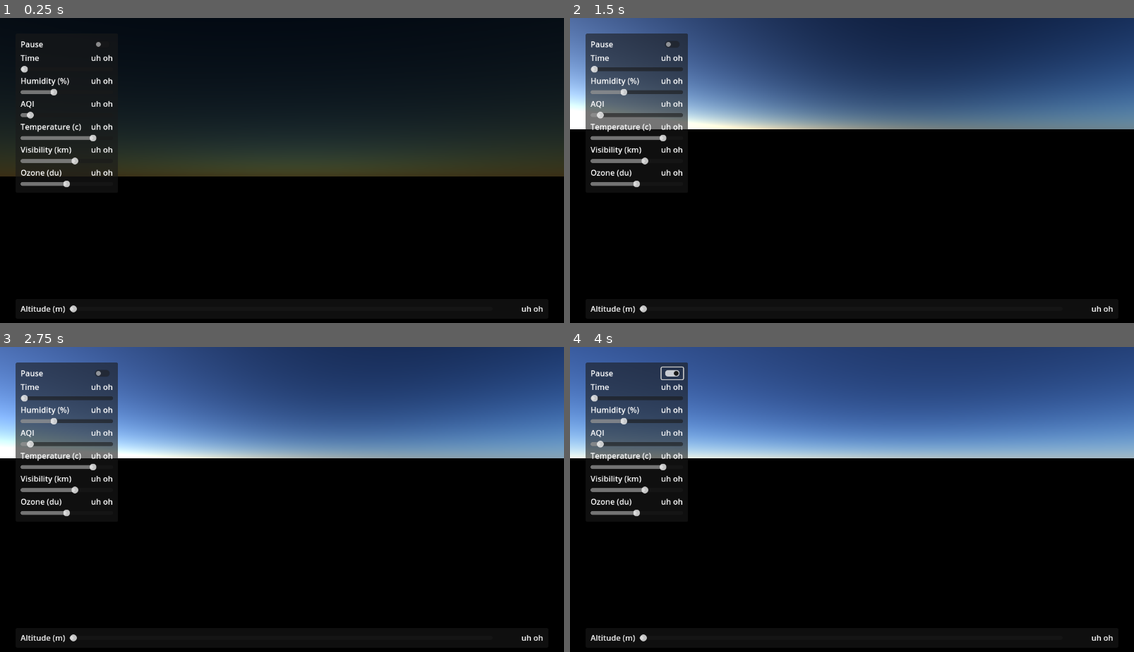
Above: before the commit, frames 1-4 (two rows, left to right).
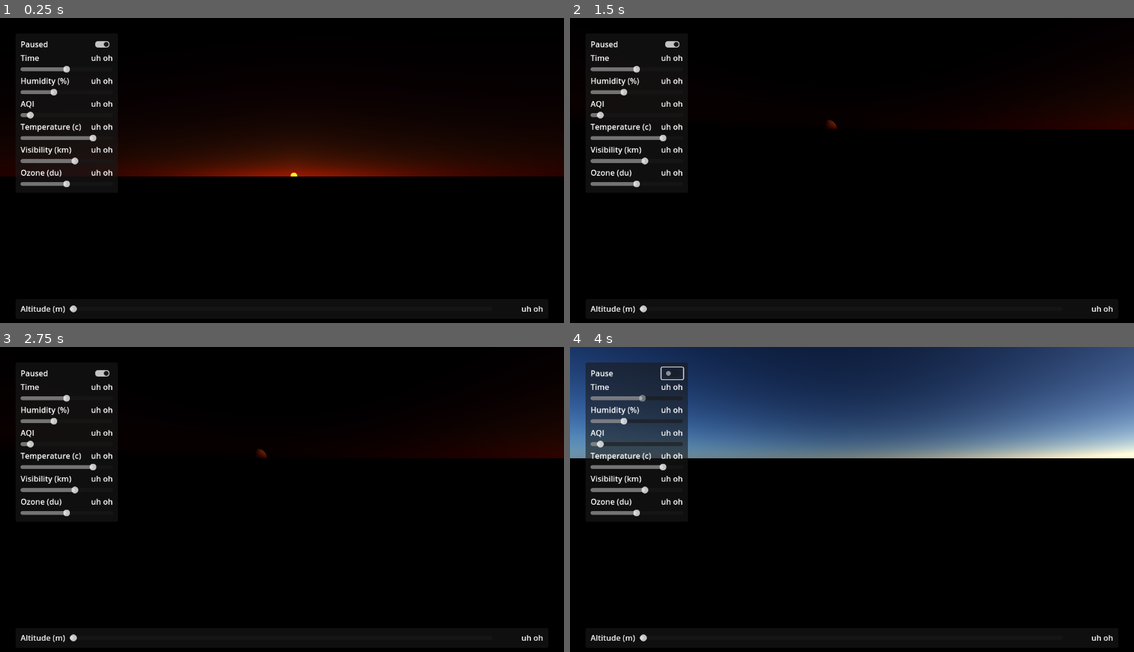
Above: after the commit, the same moments.

Repository: FroggLeo/godot-dynamic-environment
Game: Godot game, scene res://world/world.tscn
Same seed, same stepped clock (60 frames per second), same inputs: the game is played once before the commit and once after it.
Inputs (mouse positions are in pixels of both pictures, inside the frame that each line leads up to):
- Up to frame 1 (0.25 s): no input
- Up to frame 2 (1.5 s): tap Enter at 0.5 s; move the mouse to (976, 161) at 0.52 s; hold Right 0.53-1.28 s; hold Right mouse button (move_camera) 0.53-1.28 s; move the mouse to (739, 191) at 1.27 s; hold Down from 1.28 s (still down); tap Alt at 1.35 s
- Up to frame 3 (2.75 s): tap Space at 2 s; move the mouse to (338, 435) at 2.02 s; release Down at 2.03 s; hold Right from 2.03 s (still down); tap Shift at 2.1 s
- Up to frame 4 (4 s): release Right at 2.75 s; click (671, 374) at 2.75 s; move the mouse to (823, 569) at 3.52 s; hold Up from 3.53 s (still down); right-click (823, 569) at 3.6 s

The runs differ from the first frame. In frame 1, 29% of the frame differs, in the area x 0-100%, y 7-52%; in frame 2, 36%; in frame 3, 36%, in the area x 0-100%, y 0-37%; in frame 4, 26%.

Commit message:
feat: add functionality to ui

Diff:
--- a/godot_project/environment_system.gd
+++ b/godot_project/environment_system.gd
@@ -6,7 +6,7 @@
 # +z / -z
 # north / south
 
-@export var paused: bool = false
+@export var paused: bool = true
 
 @export var environment: WorldEnvironment
 @export var sky_material: ShaderMaterial
@@ -53,9 +53,8 @@
 
 # Called every frame. 'delta' is the elapsed time since the previous frame.
 func _process(delta: float) -> void:
-	if paused:
-		return
-	_update_clock(delta)
+	if !paused:
+		_update_clock(delta)
 	_resolve_sky_material()
 	_update_sun_moon()
 	_update_atmosphere()
--- a/godot_project/world/player_controller/ui.gd
+++ b/godot_project/world/player_controller/ui.gd
@@ -1,4 +1,6 @@
 extends CanvasLayer
+
+@export var env := Node3D
 
 @onready var pause := %pause
 @onready var pause_v := %vpause
@@ -26,8 +28,50 @@
 
 # Called when the node enters the scene tree for the first time.
 func _ready() -> void:
-	pass # Replace with function body.
+	if !env:
+		print("noooooooo")
+		return
+	if "paused" in env:
+		print("pause good")
+		pause.button_pressed = env.paused
+		pause.toggled.connect(func(v): env.paused = v)
+	if "time" in env:
+		print("time good")
+		time.value = env.time
+		time.value_changed.connect(func(v): env.time = v)
+	if "humidity" in env:
+		print("humidity good")
+		humidity.value = env.humidity
+		humidity.value_changed.connect(func(v): env.humidity = v)
+	if "aqi" in env:
+		print("aqi good")
+		aqi.value = env.aqi
+		aqi.value_changed.connect(func(v): env.aqi = v)
+	if "visibility_km" in env:
+		print("visibility good")
+		visibility.value = env.visibility_km
+		visibility.value_changed.connect(func(v): env.visibility_km = v)
+	if "temperature_c" in env:
+		print("temp good")
+		temp.value = env.temperature_c
+		temp.value_changed.connect(func(v): env.temperature_c = v)
+	if "ozone_du" in env:
+		print("ozone good")
+		ozone.value = env.ozone_du
+		ozone.value_changed.connect(func(v): env.ozone_du = v)
+	if "camera_altitude" in env:
+		print("altitude good")
+		altitude.value = env.camera_altitude
+		altitude.value_changed.connect(func(v): env.camera_altitude = v)
+
 
 # Called every frame. 'delta' is the elapsed time since the previous frame.
-func _process(delta: float) -> void:
-	pass
+func _process(_delta: float) -> void:
+	if "time" in env and "paused" in env:
+		if pause.button_pressed:
+			time.editable = true
+			pause_v.text = "Paused"
+		else:
+			time.editable = false
+			time.value = env.time
+			pause_v.text = "Pause"
--- a/godot_project/world/world.tscn
+++ b/godot_project/world/world.tscn
@@ -7,15 +7,14 @@
 [node name="world" type="Node3D"]
 
 [node name="EnvironmentSystem" parent="." instance=ExtResource("1_6xmxd")]
-transform = Transform3D(1, 0, 0, 0, 0.99999994, 0, 0, 0, 0.99999994, 0, 0, 0)
-time = 0.7207263259950354
-moon_time = 0.23172404200032565
 
 [node name="Camera3D" type="Camera3D" parent="."]
+transform = Transform3D(-1, 0, 8.742278e-08, 0, 1, 0, -8.742278e-08, 0, -1, 0, 0, 0)
 script = ExtResource("2_tcf2h")
 
-[node name="UI" type="CanvasLayer" parent="."]
+[node name="UI" type="CanvasLayer" parent="." node_paths=PackedStringArray("env")]
 script = ExtResource("3_4717r")
+env = NodePath("../EnvironmentSystem")
 
 [node name="PanelContainer" type="PanelContainer" parent="UI"]
 anchors_preset = -1
@@ -50,6 +49,7 @@
 [node name="pause" type="CheckButton" parent="UI/PanelContainer/MarginContainer/VBoxContainer/p"]
 unique_name_in_owner = true
 layout_mode = 2
+button_pressed = true
 
 [node name="ti" type="HBoxContainer" parent="UI/PanelContainer/MarginContainer/VBoxContainer"]
 layout_mode = 2
@@ -71,6 +71,7 @@
 layout_mode = 2
 max_value = 1.0
 step = 0.001
+value = 0.5
 scrollable = false
 
 [node name="h" type="HBoxContainer" parent="UI/PanelContainer/MarginContainer/VBoxContainer"]
@@ -218,8 +219,10 @@
 layout_mode = 2
 size_flags_horizontal = 3
 size_flags_vertical = 4
+min_value = 1.0
 max_value = 99999.0
 step = 0.1
+value = 1.0
 
 [node name="valtitude" type="Label" parent="UI/PanelContainer2/MarginContainer/a"]
 unique_name_in_owner = true
